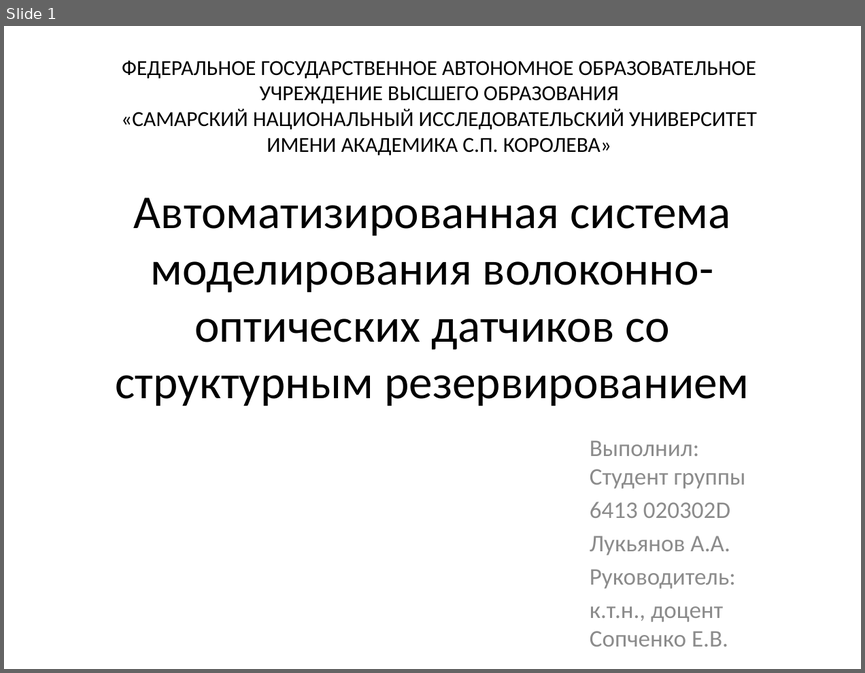
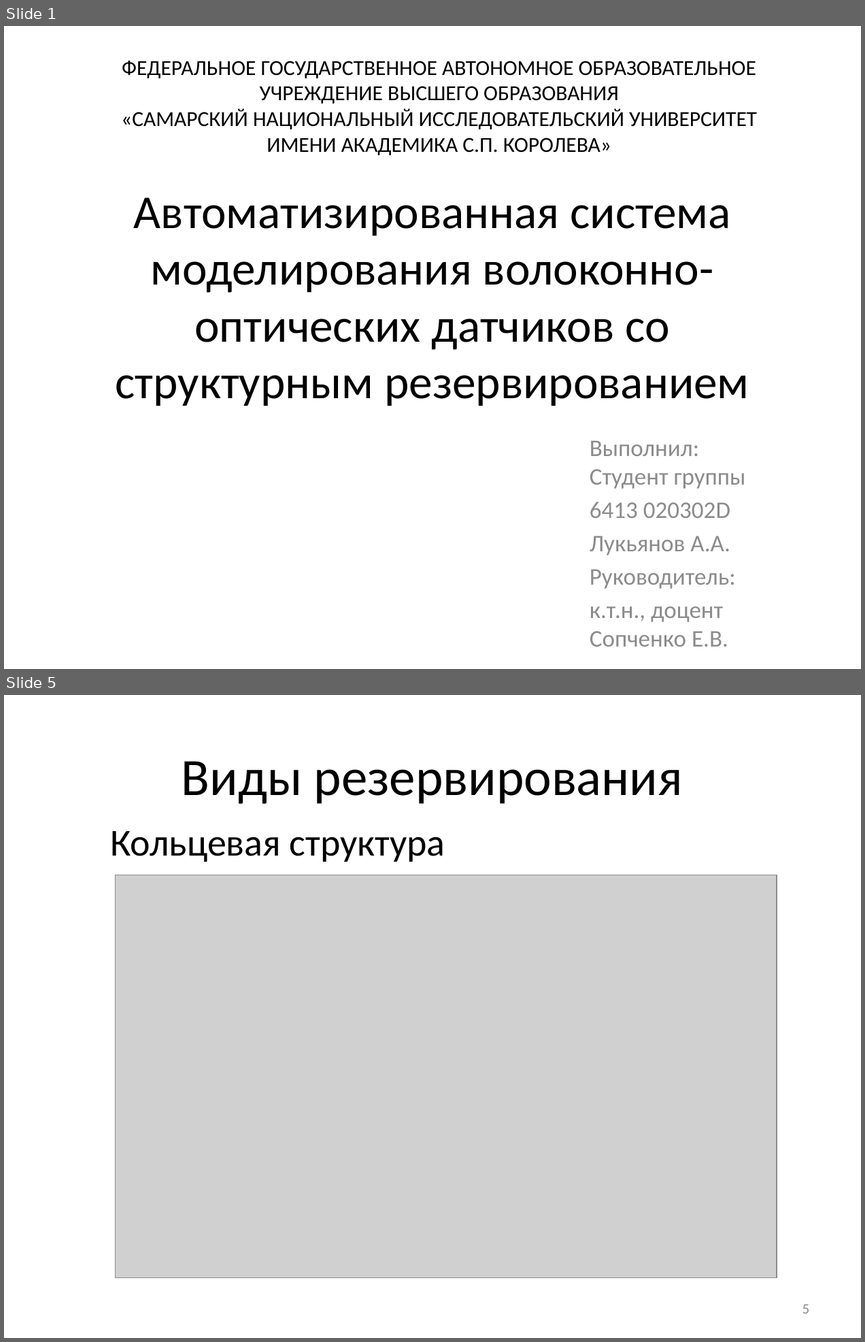
Before and after one commit to Morgan163/diplom, a slide deck: Автоматизированная система моделирования волоконно-оптических датчиков со структурным резервированием.pptx. Shown one above the other, each under a label of ours: slide 1 before the commit, slides 1 and 5 after it; the slides between them are not shown. The pictures are 865x673 and 865x1342 pixels, drawn with LibreOffice and Linux fonts; fonts in the diff are those of the drawing; grey boxes stand for pictures. Boxes give left, top, right and bottom in pixels: in the first picture for what was removed or moved away, otherwise in the second. Text is boxed around its words. In the diff, an @@ line names an element or a change of style, - is before the commit and + after.

```diff
--- a/Автоматизированная система моделирования волоконно-оптических датчиков со структурным резервированием.pptx
+++ b/Автоматизированная система моделирования волоконно-оптических датчиков со структурным резервированием.pptx
@@ slide 5 added at <box>4,695,861,1338</box>, background #FFFFFF @@
@@ title added at <box>181,761,683,804</box>, 44 pt, text #000000 @@
+Виды резервирования
@@ text added at <box>110,831,445,862</box>, 32 pt, text #000000 @@
+Кольцевая структура
@@ picture added at <box>116,875,777,1278</box> @@
@@ page number added at <box>802,1304,810,1313</box>, 12 pt, text #8C8C8C @@
+5
```
Also in this commit, not shown: 3 slides changed, 3 other slides added, 1 slide removed, 1 other file.
